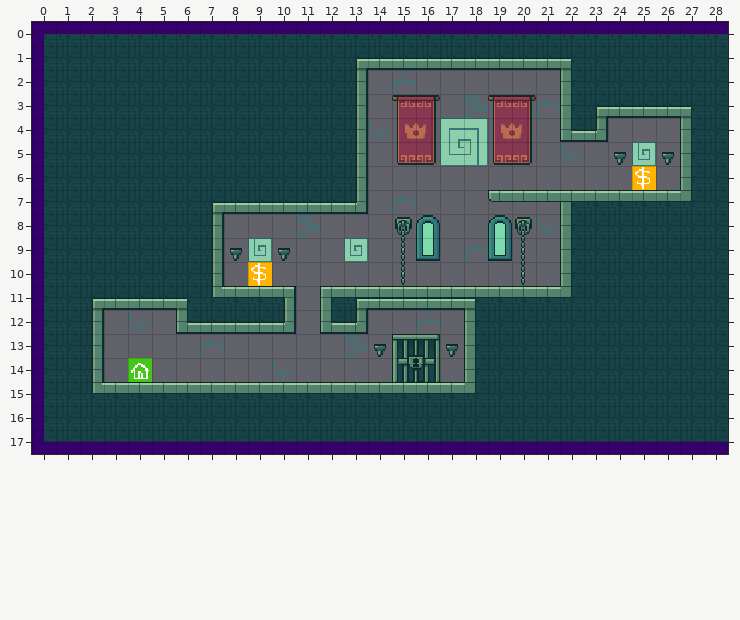
One commit to this Tiled map: src/assets/tiled/maps/level1.tmx. The picture above is the old version.
Cells are 16x16 px. Shown: x 0..28, y 0..17.
After:
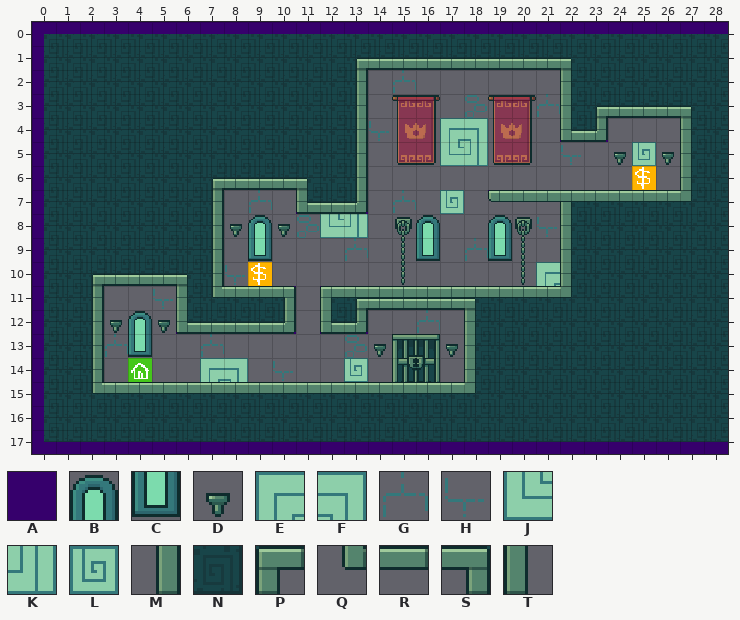
Key: from "tileset_colliders": A 8; from "tileset_decoration": B 0, C 6, D 12, E 15, F 16, G 19, H 20, J 21, K 22, L 23; from "tileset_walls": M 1, N 10, P 11, Q 16, R 17, S 18, T 19.
_ is an empty cell.
The edit:
Layer "layer_decoration":
Tile B replaces tile H in row 12 at x 4.
Tile B is added in row 8 at x 9.
Tile C replaces tile L in row 9 at x 9.
Tile C is added in row 13 at x 4.
Tile D is added in row 8 at x 8 and 10; in row 12 at x 3 and 5.
Tile E is added in row 10 at x 21; in row 14 at x 7.
Tile F is added in row 14 at x 8.
Tile G replaces tile L in row 9 at x 13.
Tile G is added in row 7 at x 9; in row 13 at x 3.
Tile H is added in row 10 at x 8; in row 11 at x 5.
Tile J is added in row 8 at x 12.
Tile K is added in row 8 at x 13.
Tile L is added in row 7 at x 17; in row 14 at x 13.
Tile D is gone in row 9 at x 8 and 10.
Layer "layer_walls_physics":
Tile A is gone in row 7 at x 8 to 10; in row 11 at x 3 to 5.
Layer "layer_walls_visual":
Tile M replaces tile S in row 11 at x 5.
Tile P replaces tile N in row 6 at x 7; in row 10 at x 2.
Tile Q replaces tile R in row 7 at x 10.
Tile R replaces tile N in row 6 at x 8 to 9; in row 10 at x 3 to 4.
Tile S replaces tile N in row 6 at x 10; in row 10 at x 5.
Tile T replaces tile P in row 7 at x 7; in row 11 at x 2.
Tile R is gone in row 7 at x 8 to 9; in row 11 at x 3 to 4.
